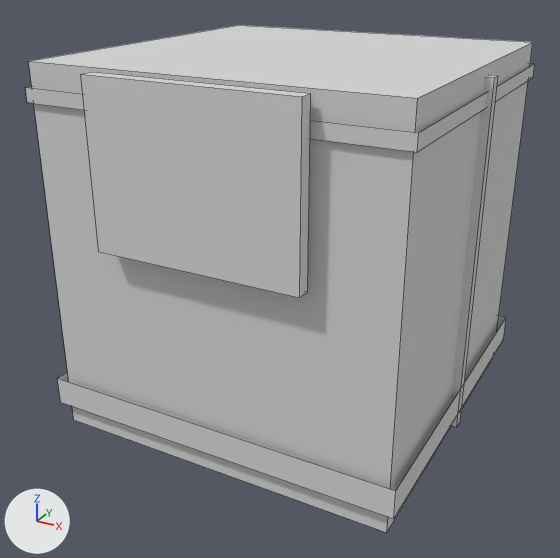
Before and after pictures for a commit that changed the FBX model linajes/arte/exports/civiles/abajo/Mameluco/LeftLowerLeg_C1.fbx.
One viewpoint serves both versions: a camera (50 mm lens) standing at (1.8, -2.52, 1.91) and looking at (0.47, -0.11, 0.71). The axes (+X, +Y, +Z) are drawn at lower left. The lights are the same throughout. The first picture is the older version. Mesh edges are drawn as thin lines. Where no turn or scale is listed for an object, it has been applied to the vertices.

The first picture shows 'Civ_Mameluco_LeftLowerLeg_C1'.
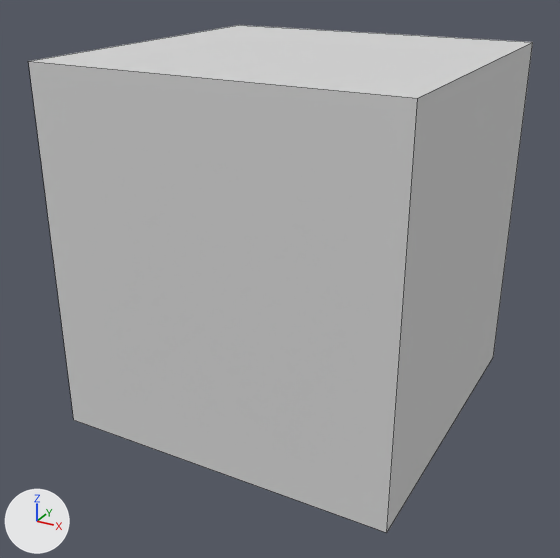
Location of each change, (x1, y1, x2, y2) in pixels of the pictures (560 x 558 px):
'Civ_Mameluco_LeftLowerLeg_C1', reshaped
    before: (25, 25, 535, 533)
    after: (28, 25, 533, 533)
part 1 of me_civ_mameluco_leftlowerleg_c1, deleted
    before: (451, 75, 498, 427)
part 2 of me_civ_mameluco_leftlowerleg_c1, deleted
    before: (57, 316, 506, 519)
part 3 of me_civ_mameluco_leftlowerleg_c1, deleted
    before: (81, 72, 311, 298)
part 4 of me_civ_mameluco_leftlowerleg_c1, deleted
    before: (25, 64, 535, 152)

The change, as a list of edits to the scene's bpy script:
```text
Change me_civ_mameluco_leftlowerleg_c1:
    used by ob_civ_mameluco_leftlowerleg_c1; location = (0.0, 0.0, 0.0)
    remove me_civ_mameluco_leftlowerleg_c1.from_pydata(...)  # 40 vertices, 26 faces; spans x -0.186..1.189, y -0.719..0.676, z 0.172..1.545
    add me_civ_mameluco_leftlowerleg_c1.from_pydata(...)  # 8 vertices, 6 faces; spans x -0.157..1.157, y -0.647..0.647, z 0.172..1.545
    me_civ_mameluco_leftlowerleg_c1 part 1: the loose piece of 8 vertices spanning x 1.146..1.189, y -0.021..0.021, z 0.208..1.509 is deleted
    me_civ_mameluco_leftlowerleg_c1 part 2: the loose piece of 8 vertices spanning x -0.186..1.186, y -0.676..0.676, z 0.262..0.369 is deleted
    me_civ_mameluco_leftlowerleg_c1 part 3: the loose piece of 8 vertices spanning x 0.128..0.872, y -0.719..-0.669, z 0.963..1.534 is deleted
    me_civ_mameluco_leftlowerleg_c1 part 4: the loose piece of 8 vertices spanning x -0.171..1.171, y -0.661..0.661, z 1.412..1.462 is deleted
```
